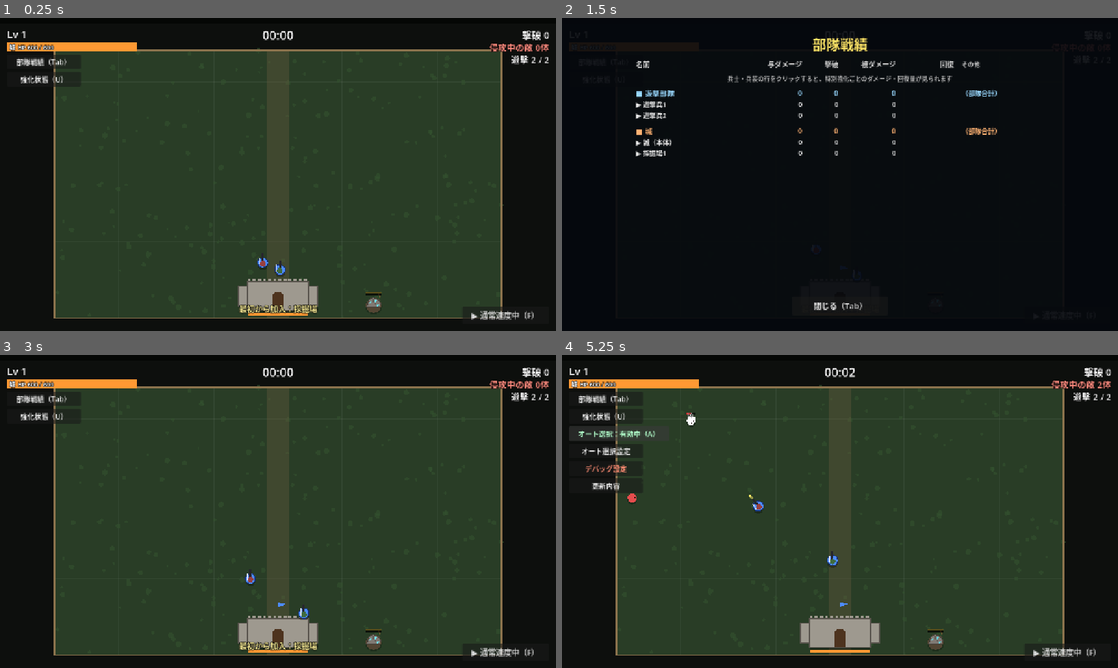
Above: before the commit, frames 1-4 (two rows, left to right).
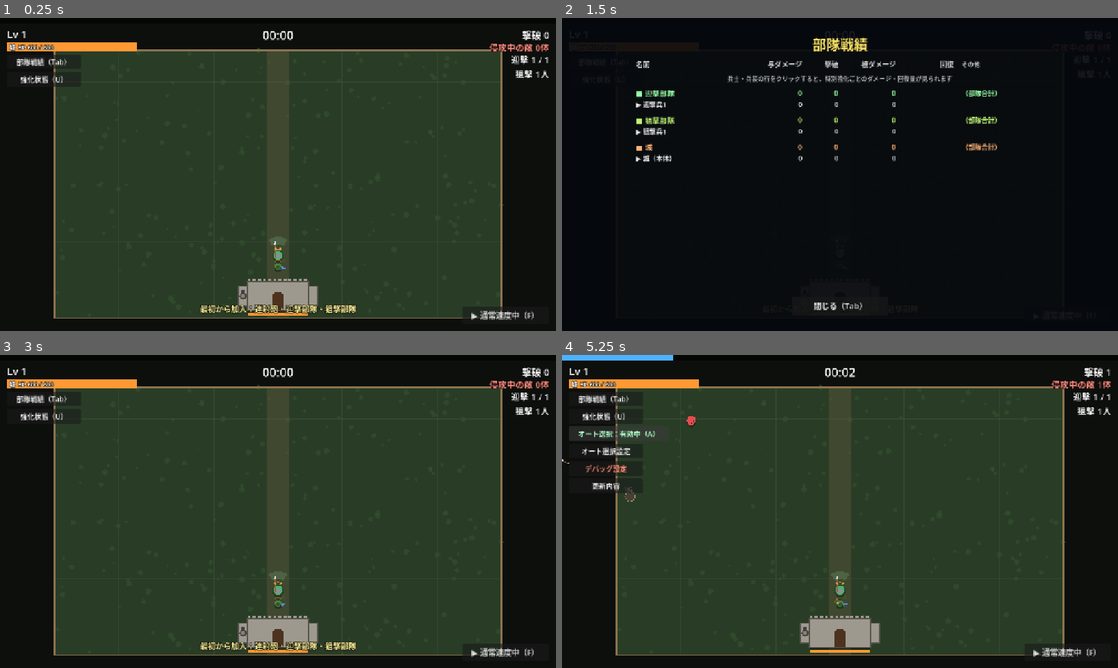
Above: after the commit, the same moments.

Repository: sukepuu/vgnfhusi4v3128904cmtu31
Game: Godot game, scene res://scenes/main.tscn
Two runs of this game, one before a commit and one after it. Both use one fixed random seed, a clock stepped at 60 frames per second and the inputs below.
Inputs (mouse positions are in pixels of both pictures, inside the frame that each line leads up to):
- Up to frame 1 (0.25 s): no input
- Up to frame 2 (1.5 s): click "部隊戦績（Tab）" at 0.5 s; click "強化状態（U）" at 1.25 s
- Up to frame 3 (3 s): click "▶ 通常速度中（F）" at 2 s; click "閉じる（Tab）" at 2.75 s
- Up to frame 4 (5.25 s): tap Enter at 3.5 s; move the mouse to (962, 495) at 3.52 s; tap R at 3.6 s; click (962, 495) at 3.67 s; move the mouse to (728, 527) at 4.27 s; hold A 4.28-5 s; tap M at 4.35 s; click "オート選択：無効中（A）" at 5 s

The runs differ from the first frame. In frame 1, 1.1% of the frame differs, in the area x 36-99%, y 12-95%; in frame 2, 1.3%, in the area x 13-79%, y 23-46%; in frame 3, 1.1%; in frame 4, 1.1%.

Commit message:
遊撃部隊を強化で加入するように（最大5人）、最初の部隊・兵装をランダム3つに
- 「遊撃兵を増員」を「遊撃部隊」（加入・増員、最大5人）に。遊撃の強化は遊撃部隊を取ってから出る
- ゲーム開始時は、遊撃・迎撃・狙撃・近衛・重装・弓兵・矢倉・大砲・投石器・バリスタ・連射砲からランダムで3回選んで加入（重複したらもう1回取ったことに）
- 遊撃兵がいないときは、右上の「遊撃 0/0」を出さない

Co-Authored-By: Claude Opus 5.5 <noreply@anthropic.com>
Claude-Session: https://claude.ai/code/session_011NyugcHQ7VLrKVd7aaRyr2

Diff:
--- a/auto_soldier/scripts/debug_ui.gd
+++ b/auto_soldier/scripts/debug_ui.gd
@@ -14,7 +14,7 @@
 const SaveSlotsPopup := preload("res://scripts/save_slots_popup.gd")
 
 ## 部隊・兵装を出す強化（見出しのチェックボックスになる）。遊撃と城（本体）は最初からあるのでなし
-const UNIT_IDS := {"pet": "pet", "guard": "guard", "sniper": "sniper", "knight": "knight", "heavy": "heavy",
+const UNIT_IDS := {"soldier": "recruit", "pet": "pet", "guard": "guard", "sniper": "sniper", "knight": "knight", "heavy": "heavy",
 	"engineer": "engineer", "builder": "builder", "repair": "repairer", "tower": "tower", "cannon": "cannon",
 	"catapult": "catapult", "ballista": "ballista", "frost": "frost", "mine_site": "mine_site",
 	"archer": "archer", "archer_pet": "archer_pet", "rapid": "rapid"}
--- a/auto_soldier/scripts/hud.gd
+++ b/auto_soldier/scripts/hud.gd
@@ -385,7 +385,8 @@
 	_hp_bar.value = castle.hp
 	_hp_label.text = "城 HP %d / %d" % [ceili(castle.hp), int(castle.max_hp)]
 	var lines_r := PackedStringArray()
-	lines_r.append("遊撃 %d / %d" % [_alive(game.soldiers), game.soldiers.size()])
+	if not game.soldiers.is_empty():
+		lines_r.append("遊撃 %d / %d" % [_alive(game.soldiers), game.soldiers.size()])
 	if not game.guards.is_empty():
 		lines_r.append("迎撃 %d / %d" % [_alive(game.guards), game.guards.size()])
 	if not game.snipers.is_empty():
--- a/auto_soldier/scripts/main.gd
+++ b/auto_soldier/scripts/main.gd
@@ -318,12 +318,10 @@
 	ground.name = "Ground"
 	world.add_child(ground)
 
-	# 最初は兵士2人でスタート（オートセーブから再開するときは、保存した兵士を戻すので出さない）
+	# 最初の部隊・兵装はゲーム開始時に _grant_starting_upgrade() で決める（オートセーブから再開するときは、保存した兵士を戻す）
 	var loading := _load_autosave
 	_load_autosave = false
 	if not loading:
-		add_soldier()
-		add_soldier()
 		# 新しいゲーム：前のゲームのオートセーブは消す（残っていると「前回のLvからリスタート」で前のゲームを読んでしまう）
 		AutosaveScript.clear_slot()
 
@@ -384,8 +382,6 @@
 		debug_start = {}
 		# オートセーブから再開（読み込めなかったら、ふつうに最初から始める）
 		if not _restore_autosave():
-			add_soldier()
-			add_soldier()
 			_grant_starting_upgrade.call_deferred()
 			milestone_level = 1
 			hud.show_notice("前回のセーブを読み込めなかったので、最初から始めます")
@@ -393,7 +389,7 @@
 		_apply_debug_start.call_deferred(debug_start)
 		debug_start = {}
 	else:
-		# ゲーム開始時（リトライも）、部隊・兵装のどれか1つを最初から加入した状態にする
+		# ゲーム開始時（リトライも）、部隊・兵装からランダムで3つを最初から加入した状態にする
 		_grant_starting_upgrade.call_deferred()
 
 	queue_redraw()
@@ -1790,22 +1786,37 @@
 
 
 ## ゲーム開始時にランダムで1つ加入した状態にする部隊・兵装
-const STARTING_UPGRADE_POOL := ["builder", "guard", "knight", "sniper", "heavy", "engineer",
-	"tower", "cannon", "catapult", "ballista", "mine_site"]
-
-
+## ゲーム開始時に最初から加入する部隊・兵装の候補（遊撃・迎撃・狙撃・近衛・重装・弓兵・矢倉・大砲・投石器・バリスタ・連射砲）
+const STARTING_UPGRADE_POOL := ["recruit", "guard", "sniper", "knight", "heavy", "archer",
+	"tower", "cannon", "catapult", "ballista", "rapid"]
+## 最初から加入する数
+const STARTING_PICKS := 3
+
+
+## 候補からランダムで3回選んで加入させる（同じものが選ばれたら、その強化をもう1回取ったことにする＝1人・1基増える）。
+## もう上限まで取っているもの（重装は1人まで）が選ばれたら、まだ取れるものから選び直す
 func _grant_starting_upgrade() -> void:
-	var id: String = STARTING_UPGRADE_POOL[randi() % STARTING_UPGRADE_POOL.size()]
-	var u: Dictionary = {}
+	var names := PackedStringArray()
+	for n in STARTING_PICKS:
+		var open: Array = STARTING_UPGRADE_POOL.filter(func(id: String) -> bool:
+			var u := _upgrade_def(id)
+			return not u.is_empty() and int(upgrade_levels.get(id, 0)) < int(u["max"]))
+		if open.is_empty():
+			break
+		var id: String = open[randi() % open.size()]
+		var lv: int = int(upgrade_levels.get(id, 0)) + 1
+		upgrade_levels[id] = lv
+		Upgrades.apply(id, lv, self)
+		names.append(_upgrade_def(id)["name"])
+	hud.show_notice("最初から加入：%s" % "・".join(names))
+	hud.refresh()
+
+
+func _upgrade_def(id: String) -> Dictionary:
 	for x in Upgrades.LIST:
 		if x["id"] == id:
-			u = x
-	if u.is_empty():
-		return
-	upgrade_levels[id] = 1
-	Upgrades.apply(id, 1, self)
-	hud.show_notice("最初から加入：%s" % u["name"])
-	hud.refresh()
+			return x
+	return {}
 
 
 func _apply_debug_start(cfg: Dictionary) -> void:
--- a/auto_soldier/scripts/upgrades.gd
+++ b/auto_soldier/scripts/upgrades.gd
@@ -9,19 +9,20 @@
 
 const LIST := [
 	# ---- 遊撃部隊
-	{"id": "recruit", "cat": "soldier", "name": "遊撃兵を増員", "desc": "遊撃部隊の兵士が1人増える（最大5人）", "max": 3, "weight": 1.5},
-	{"id": "multishot", "cat": "soldier", "name": "射撃数+1", "desc": "一度に撃つ弾が1発増える", "max": 5},
-	{"id": "firerate", "cat": "soldier", "name": "速射", "desc": "射撃の間隔 -10%", "max": 5},
-	{"id": "bullet_dmg", "cat": "soldier", "name": "強化弾", "desc": "射撃ダメージ +20%", "max": 5},
-	{"id": "pierce", "cat": "soldier", "name": "貫通弾", "desc": "弾が敵をもう1体貫通する", "max": 3},
-	{"id": "sword_dmg", "cat": "soldier", "name": "剣術", "desc": "斬撃ダメージ +20%", "max": 5},
-	{"id": "sword_range", "cat": "soldier", "name": "大振り", "desc": "斬撃の範囲 +20%", "max": 4},
-	{"id": "whirlwind", "cat": "soldier", "name": "回転斬り", "desc": "斬撃が全方位360度になる", "max": 1},
+	{"id": "recruit", "cat": "soldier", "name": "遊撃部隊", "desc": "射撃と剣で戦う遊撃兵が加わる",
+		"desc_up": "遊撃兵が1人増える（最大5人）", "max": 5, "weight": 0.5},
+	{"id": "multishot", "cat": "soldier", "name": "射撃数+1", "desc": "一度に撃つ弾が1発増える", "max": 5, "req": "recruit"},
+	{"id": "firerate", "cat": "soldier", "name": "速射", "desc": "射撃の間隔 -10%", "max": 5, "req": "recruit"},
+	{"id": "bullet_dmg", "cat": "soldier", "name": "強化弾", "desc": "射撃ダメージ +20%", "max": 5, "req": "recruit"},
+	{"id": "pierce", "cat": "soldier", "name": "貫通弾", "desc": "弾が敵をもう1体貫通する", "max": 3, "req": "recruit"},
+	{"id": "sword_dmg", "cat": "soldier", "name": "剣術", "desc": "斬撃ダメージ +20%", "max": 5, "req": "recruit"},
+	{"id": "sword_range", "cat": "soldier", "name": "大振り", "desc": "斬撃の範囲 +20%", "max": 4, "req": "recruit"},
+	{"id": "whirlwind", "cat": "soldier", "name": "回転斬り", "desc": "斬撃が全方位360度になる", "max": 1, "req": "recruit"},
 	{"id": "dash", "cat": "soldier", "name": "突進突き", "desc": "4秒ごとに敵へ突進して貫く（突進中は無敵）",
-		"desc_up": "突進の間隔 -10%、威力 +30%", "max": 4},
+		"desc_up": "突進の間隔 -10%、威力 +30%", "max": 4, "req": "recruit"},
 	{"id": "pet", "cat": "soldier", "name": "遊撃ペット", "desc": "全遊撃兵にペットが1匹ずつ付き、自動で射撃してくれる（あとから増えた遊撃兵にも付く）",
-		"desc_up": "全遊撃兵にペットがもう1匹ずつ付く、全ペットの攻撃力 +20%", "max": 4},
-	{"id": "soldier_hp", "cat": "soldier", "name": "鍛錬", "desc": "遊撃兵の最大HP +25、全員HP全回復", "max": 4},
+		"desc_up": "全遊撃兵にペットがもう1匹ずつ付く、全ペットの攻撃力 +20%", "max": 4, "req": "recruit"},
+	{"id": "soldier_hp", "cat": "soldier", "name": "鍛錬", "desc": "遊撃兵の最大HP +25、全員HP全回復", "max": 4, "req": "recruit"},
 	# ---- 築城部隊
 	{"id": "builder", "cat": "builder", "name": "築城部隊", "desc": "城の上側180度を囲むように、20秒ごとに壁を1枚建てる（壁1枚で敵の攻撃を10発防ぐ）",
 		"desc_up": "築城部隊の作業員が1人増える（最大3人、それぞれ別の場所に壁を建てる）", "max": 3, "weight": 0.5},
@@ -131,12 +132,12 @@
 ## req = この強化（部隊・設備）を持っていないと出ない（なければ誰でも）
 const SPECIAL := [
 	# ---- 遊撃部隊
-	{"id": "sp_burst", "cat": "soldier", "special": true, "name": "炸裂弾", "desc": "遊撃兵の弾が当たると小爆発する（威力19.25%）", "max": 1},
-	{"id": "sp_volley", "cat": "soldier", "special": true, "name": "一斉射撃", "desc": "6秒ごとに全方位へ18発の弾をばらまく（射撃の40倍の威力）", "max": 1},
-	{"id": "sp_sword_wave", "cat": "soldier", "special": true, "name": "剣気", "desc": "斬撃と一緒に、敵を貫く大きな三日月形の衝撃波がゆっくり飛ぶ（剣の4倍の威力）", "max": 1},
-	{"id": "sp_shadow", "cat": "soldier", "special": true, "name": "影分身", "desc": "遊撃兵の横に半透明の分身が現れ、一緒に弾を撃つ（威力200%）", "max": 1},
-	{"id": "sp_shadow_volley", "cat": "soldier", "special": true, "name": "影一斉射撃", "desc": "影分身からも一斉射撃が発射されるようになる（影分身の一斉射撃も同じ威力）\n「影分身」と「一斉射撃」を取得している場合のみ出現", "max": 1, "req_all": ["sp_shadow", "sp_volley"]},
-	{"id": "sp_boomerang", "cat": "soldier", "special": true, "name": "ブーメラン", "desc": "3.5秒ごとに大きなブーメランを投げる。行きと帰りで敵を貫く（剣の10.4倍の威力）", "max": 1},
+	{"id": "sp_burst", "cat": "soldier", "special": true, "name": "炸裂弾", "desc": "遊撃兵の弾が当たると小爆発する（威力19.25%）", "max": 1, "req": "recruit"},
+	{"id": "sp_volley", "cat": "soldier", "special": true, "name": "一斉射撃", "desc": "6秒ごとに全方位へ18発の弾をばらまく（射撃の40倍の威力）", "max": 1, "req": "recruit"},
+	{"id": "sp_sword_wave", "cat": "soldier", "special": true, "name": "剣気", "desc": "斬撃と一緒に、敵を貫く大きな三日月形の衝撃波がゆっくり飛ぶ（剣の4倍の威力）", "max": 1, "req": "recruit"},
+	{"id": "sp_shadow", "cat": "soldier", "special": true, "name": "影分身", "desc": "遊撃兵の横に半透明の分身が現れ、一緒に弾を撃つ（威力200%）", "max": 1, "req": "recruit"},
+	{"id": "sp_shadow_volley", "cat": "soldier", "special": true, "name": "影一斉射撃", "desc": "影分身からも一斉射撃が発射されるようになる（影分身の一斉射撃も同じ威力）\n「影分身」と「一斉射撃」を取得している場合のみ出現", "max": 1, "req_all": ["sp_shadow", "sp_volley"], "req": "recruit"},
+	{"id": "sp_boomerang", "cat": "soldier", "special": true, "name": "ブーメラン", "desc": "3.5秒ごとに大きなブーメランを投げる。行きと帰りで敵を貫く（剣の10.4倍の威力）", "max": 1, "req": "recruit"},
 	# ---- 迎撃部隊
 	{"id": "sp_bash", "cat": "guard", "special": true, "name": "盾撃", "desc": "盾で攻撃を防ぐたびに、周りの敵へ衝撃波（槍の1.3倍の威力）", "max": 1, "req": "guard"},
 	{"id": "sp_trident", "cat": "guard", "special": true, "name": "三叉槍", "desc": "槍の突きが3方向に出る", "max": 1, "req": "guard"},
@@ -245,7 +246,7 @@
 	{"id": "sp_maintenance", "cat": "repair", "special": true, "name": "設備点検", "desc": "城の設備（矢倉・大砲・投石器・バリスタ）の発射間隔 -15%", "max": 1, "req": "repairer"},
 	{"id": "sp_wall_fix", "cat": "repair", "special": true, "name": "壁職人", "desc": "修理兵が城と一緒に壁も直す（1人につき4秒ごとに1発分）", "max": 1, "req": "repairer"},
 	# ---- おもしろ強化（あまり強くないけど、変で派手なやつ）
-	{"id": "sp_fun_fireworks", "cat": "soldier", "special": true, "name": "勝利の花火", "desc": "遊撃兵が敵を倒すと、30%で花火が打ち上がる（弾けた所に剣の40倍のダメージ）", "max": 1},
+	{"id": "sp_fun_fireworks", "cat": "soldier", "special": true, "name": "勝利の花火", "desc": "遊撃兵が敵を倒すと、30%で花火が打ち上がる（弾けた所に剣の40倍のダメージ）", "max": 1, "req": "recruit"},
 	{"id": "sp_fun_reflect", "cat": "guard", "special": true, "name": "黄金の盾", "desc": "15秒ごとに、迎撃兵が向いている方向へ大きな黄金の盾を飛ばす（ゆっくり進む・盾の2倍の大きさ）。黄金の盾に当たった敵の弾は消え、そのたびに黄金の盾から全方位へ弾を撃つ（槍の5倍の威力）", "max": 1, "req": "guard"},
 	{"id": "sp_fun_firework_arrow", "cat": "sniper", "special": true, "name": "花火矢", "desc": "毎回、矢と一緒に花火も撃ち込む", "max": 1, "req": "sniper"},
 	{"id": "sp_fun_roar", "cat": "heavy", "special": true, "name": "雄叫び", "desc": "10秒ごとに雄叫びを上げ、周りの敵に斬撃3倍のダメージを与えて思いっきり吹き飛ばす", "max": 1, "req": "heavy"},
@@ -268,7 +269,7 @@
 	# ---- 15秒ごとの必殺技（各種類の6つ目）
 	{"id": "sp_ult_flock", "cat": "pet", "special": true, "name": "必殺・遊撃鳥の大群", "desc": "15秒ごとに、遊撃ペット1匹につき6羽の鳥を呼ぶ。鳥は敵を追いかけ、当たった敵にくっついて2回つつく（遊撃ペットの12倍の威力）", "max": 1, "req": "pet"},
 	# ---- 8つ目の特別強化
-	{"id": "sp_touch_blast", "cat": "soldier", "special": true, "name": "触爆", "desc": "遊撃兵に触れた敵が爆発し、周りの敵に射撃の1.5倍ダメージ", "max": 1},
+	{"id": "sp_touch_blast", "cat": "soldier", "special": true, "name": "触爆", "desc": "遊撃兵に触れた敵が爆発し、周りの敵に射撃の1.5倍ダメージ", "max": 1, "req": "recruit"},
 	{"id": "sp_berserk_guard", "cat": "guard", "special": true, "name": "捨て身の構え", "desc": "迎撃兵の最大HPが半分になり、盾で防いでも半分のダメージを受ける。そのかわり槍が当たった敵が爆発し、周りに槍の3倍ダメージ", "max": 1, "req": "guard"},
 	{"id": "sp_blast_arrow", "cat": "sniper", "special": true, "name": "爆裂矢", "desc": "矢が当たった敵が爆発し、周りの敵に小ダメージ（急所狙いの効果は乗らない）", "max": 1, "req": "sniper"},
 	{"id": "sp_firework_blast", "cat": "sniper", "special": true, "name": "花火爆裂矢", "desc": "花火矢の花火が敵に当たったときも爆裂矢が発動し、爆裂矢が発動したときに花火のエフェクトが出る\n「爆裂矢」と「花火矢」を取得している場合のみ出現", "max": 1, "req": "sniper", "req_all": ["sp_blast_arrow", "sp_fun_firework_arrow"]},
@@ -286,7 +287,7 @@
 	{"id": "sp_ult_cavalry", "cat": "knight", "special": true, "name": "必殺・百騎突撃", "desc": "15秒ごとに、一番下の敵のあたりを騎士の幻8騎が横一列で駆け抜け、通った敵を全部はねる（突進の37.5倍の威力）", "max": 1, "req": "knight"},
 	{"id": "sp_cavalry_star", "cat": "knight", "special": true, "name": "流星百騎", "desc": "百騎突撃の騎士の幻が駆け抜けた跡にも、流れ星が残って弾ける\n「必殺・百騎突撃」と「流れ星突撃」を取得している場合のみ出現", "max": 1, "req": "knight", "req_all": ["sp_ult_cavalry", "sp_fun_star"]},
 	{"id": "sp_ult_overhaul", "cat": "repair", "special": true, "name": "必殺・大修繕", "desc": "15秒ごとに、城のHPを最大HPの5%回復し、味方のHPを全回復する（壁は直さない）", "max": 1, "req": "repairer"},
-	{"id": "sp_ult_storm", "cat": "soldier", "special": true, "name": "必殺・剣の大嵐", "desc": "15秒ごとに、遊撃兵全員が周りを巻き込む巨大な回転斬り（剣の40倍の威力・大きく吹き飛ばす）", "max": 1},
+	{"id": "sp_ult_storm", "cat": "soldier", "special": true, "name": "必殺・剣の大嵐", "desc": "15秒ごとに、遊撃兵全員が周りを巻き込む巨大な回転斬り（剣の40倍の威力・大きく吹き飛ばす）", "max": 1, "req": "recruit"},
 	{"id": "sp_ult_dome", "cat": "guard", "special": true, "name": "必殺・鉄壁の陣", "desc": "15秒ごとに、城をドームで5秒間包む。ドームに入った敵の弾・砲弾は消える。迎撃兵のHPも全回復", "max": 1, "req": "guard"},
 	{"id": "sp_dome_spikes", "cat": "guard", "special": true, "name": "拒馬の陣", "desc": "鉄壁の陣のドームの中にいる敵に、拒馬の柵の効果（移動速度20%ダウン・ダメージ）を与える\n「拒馬の柵」と「必殺・鉄壁の陣」を取得している場合のみ出現", "max": 1, "req": "guard", "req_all": ["sp_spikes", "sp_ult_dome"]},
 	{"id": "sp_ult_sky_arrow", "cat": "sniper", "special": true, "name": "必殺・天穿つ一矢", "desc": "15秒ごとに、狙撃兵が敵が一番多く並ぶ方向へ巨大な矢を放つ（基本の威力の180倍で全部貫く。通常の矢の約86倍）", "max": 1, "req": "sniper"},
@@ -299,7 +300,7 @@
 	{"id": "sp_ult_thunder", "cat": "castle", "special": true, "name": "バリスタ・必殺・雷神の大槍", "desc": "15秒ごとに、敵が一番多く並ぶ方向へ雷の大槍を放つ（基本の威力の4.8倍＋1秒しびれる）", "max": 1, "req": "ballista"},
 	{"id": "sp_ult_ice_age", "cat": "castle", "special": true, "name": "結界・必殺・氷河期", "desc": "15秒ごとに、結界の2倍以上の広さの敵をまとめて1秒凍らせてダメージ", "max": 1, "req": "frost"},
 	# --- 9つ目の特別強化（面白くてしっかり強いもの）
-	{"id": "sp_boss_hunt", "cat": "soldier", "special": true, "name": "魔王狩り", "desc": "遊撃兵がボスを最優先で狙うようになる。遊撃兵のボスへのダメージ +10%", "max": 1},
+	{"id": "sp_boss_hunt", "cat": "soldier", "special": true, "name": "魔王狩り", "desc": "遊撃兵がボスを最優先で狙うようになる。遊撃兵のボスへのダメージ +10%", "max": 1, "req": "recruit"},
 	{"id": "sp_giant_spear", "cat": "guard", "special": true, "name": "神槍投擲", "desc": "8秒ごとに、迎撃兵が一番近い敵の方へ巨大な槍を投げる。槍はゆっくり進み、通った敵を全部貫く（槍の5倍の威力）", "max": 1, "req": "guard"},
 	{"id": "sp_rapid_snipe", "cat": "sniper", "special": true, "name": "速射の極意", "desc": "狙撃兵の攻撃力が1/3になるかわりに、攻撃速度が4倍になる", "max": 1, "req": "sniper"},
 	{"id": "sp_kill_chain", "cat": "knight", "special": true, "name": "疾風怒濤", "desc": "突進で敵を倒すたびに、すぐ次の敵へ突進し直す（最大5連鎖）", "max": 1, "req": "knight"},
Not shown, changed: auto_soldier/README.md
